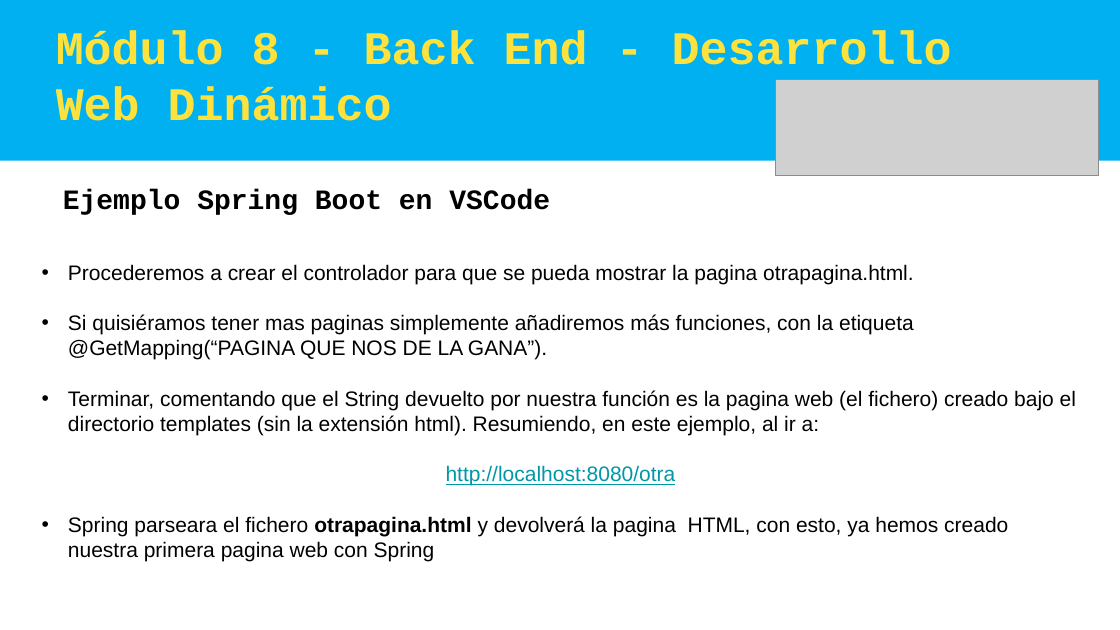
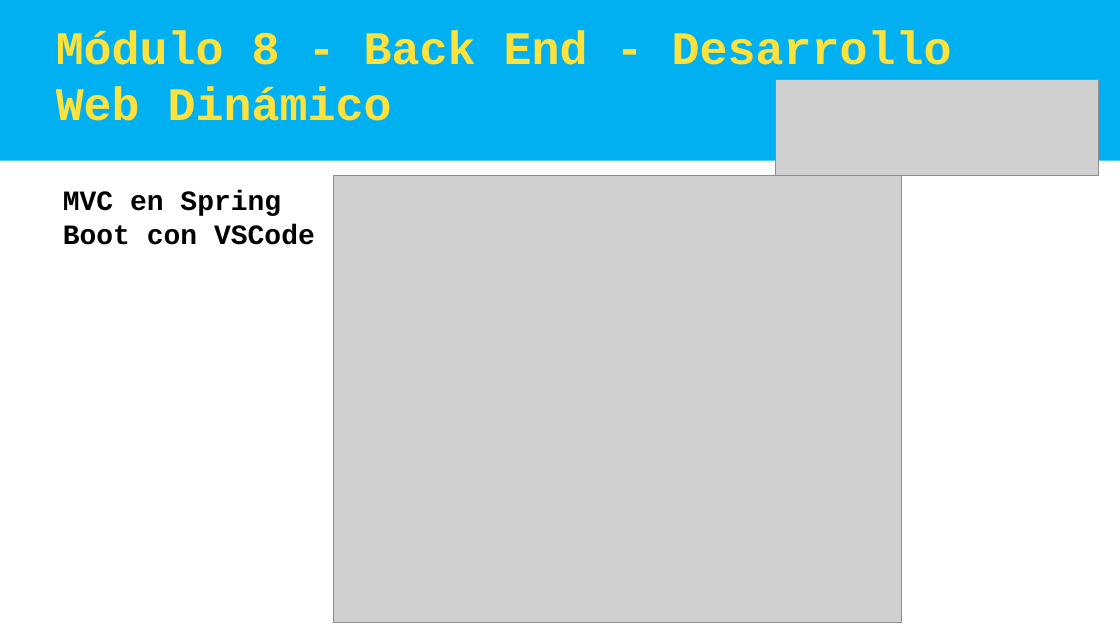
Before and after one commit to cesarprogramador/Angular, a slide deck: slide 6 of Argentina Programa - SpringBoot MVC.pptx (slide 21 before the commit). Drawn at 1120x630 pixels with LibreOffice and Linux fonts; fonts in the diff are those of the drawing; grey boxes stand for pictures. Boxes give left, top, right and bottom in pixels: in the first picture for what was removed or moved away, otherwise in the second. Text is boxed around its words. In the diff, an @@ line names an element or a change of style, - is before the commit and + after.

```diff
--- a/Argentina Programa - SpringBoot MVC.pptx
+++ b/Argentina Programa - SpringBoot MVC.pptx
@@ picture added at (334,175,902,622) @@
@@ text at (63,190,315,245): text changed @@
-Ejemplo Spring Boot en VSCode
+MVC en Spring
+Boot con VSCode
@@ text removed at (68,264,1076,561) @@
-• Procederemos a crear el controlador para que se pueda mostrar la pagina otrapagina.html.
-• Si quisiéramos tener mas paginas simplemente añadiremos más funciones, con la etiqueta @GetMapping(“PAGINA QUE NOS DE LA GANA”).
-• Terminar, comentando que el String devuelto por nuestra función es la pagina web (el fichero) creado bajo el directorio templates (sin la extensión html). Resumiendo, en este ejemplo, al ir a:
-http://localhost:8080/otra
-• Spring parseara el fichero otrapagina.html y devolverá la pagina HTML, con esto, ya hemos creado nuestra primera pagina web con Spring
```
Also in this commit, not shown: 18 other slides changed, 31 slides added, 1 slide removed.
